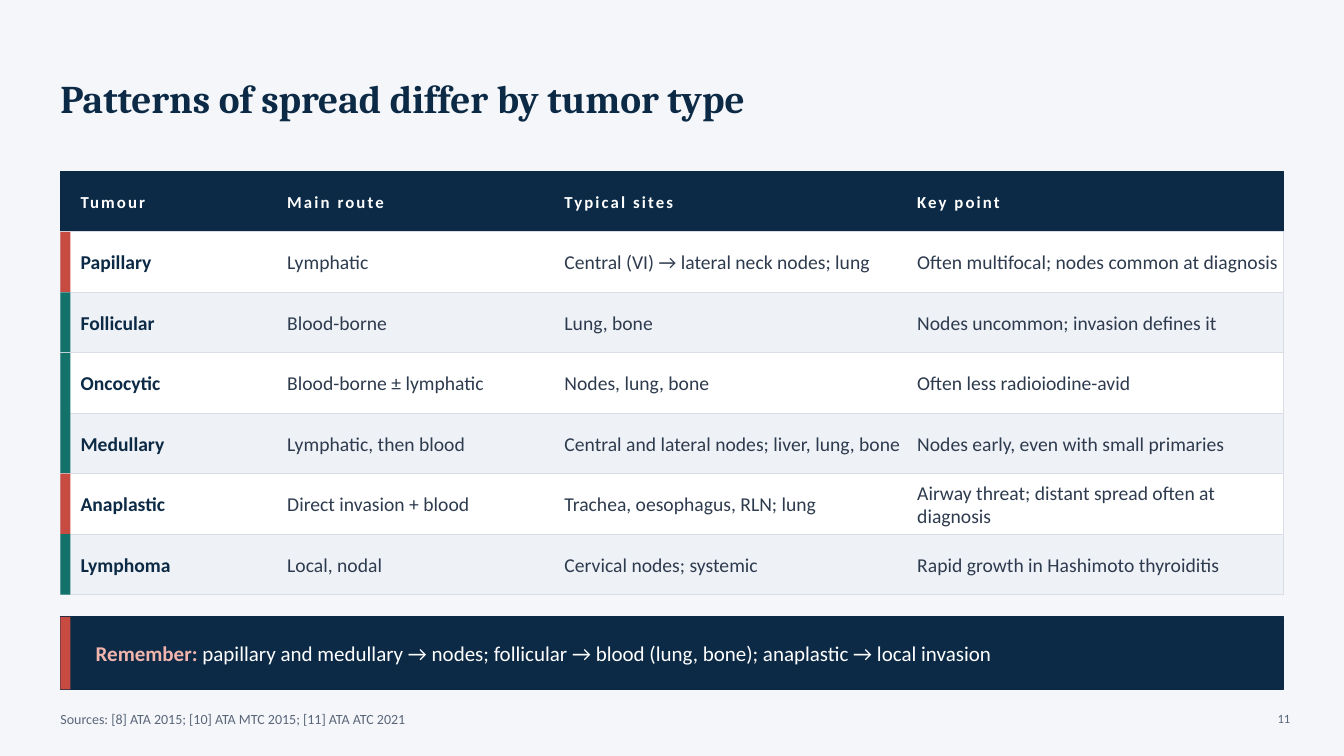
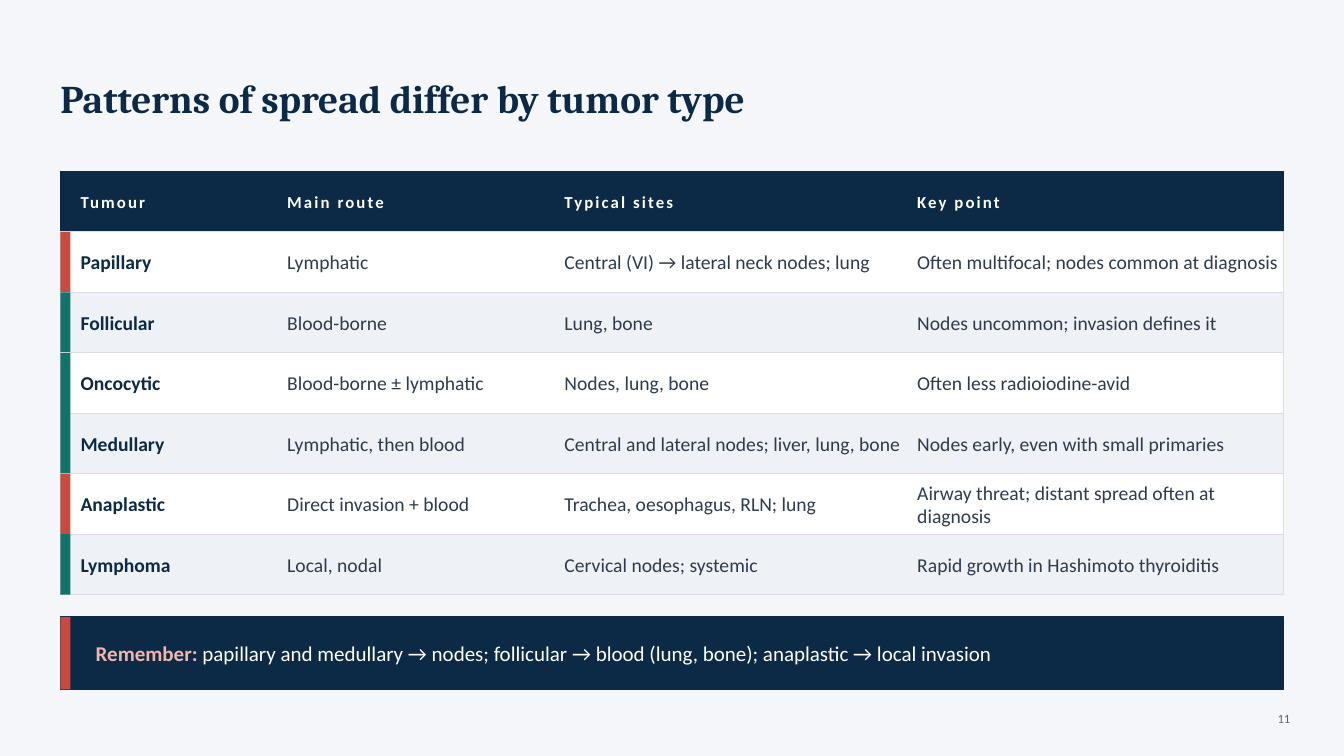
Before and after one commit to Anmo0/Claude-Code-Cloud-, a slide deck: slide 11 of thyroid-seminar/Thyroid_Tumors_Seminar.pptx. Drawn at 1344x756 pixels with LibreOffice and Linux fonts; fonts in the diff are those of the drawing. Boxes give left, top, right and bottom in pixels: in the first picture for what was removed or moved away, otherwise in the second. Text is boxed around its words. In the diff, an @@ line names an element or a change of style, - is before the commit and + after.

```diff
--- a/thyroid-seminar/Thyroid_Tumors_Seminar.pptx
+++ b/thyroid-seminar/Thyroid_Tumors_Seminar.pptx
@@ text removed at [60, 714, 405, 726] @@
-Sources: [8] ATA 2015; [10] ATA MTC 2015; [11] ATA ATC 2021
```
Also in this commit, not shown: 14 other slides changed, 2 other files.
